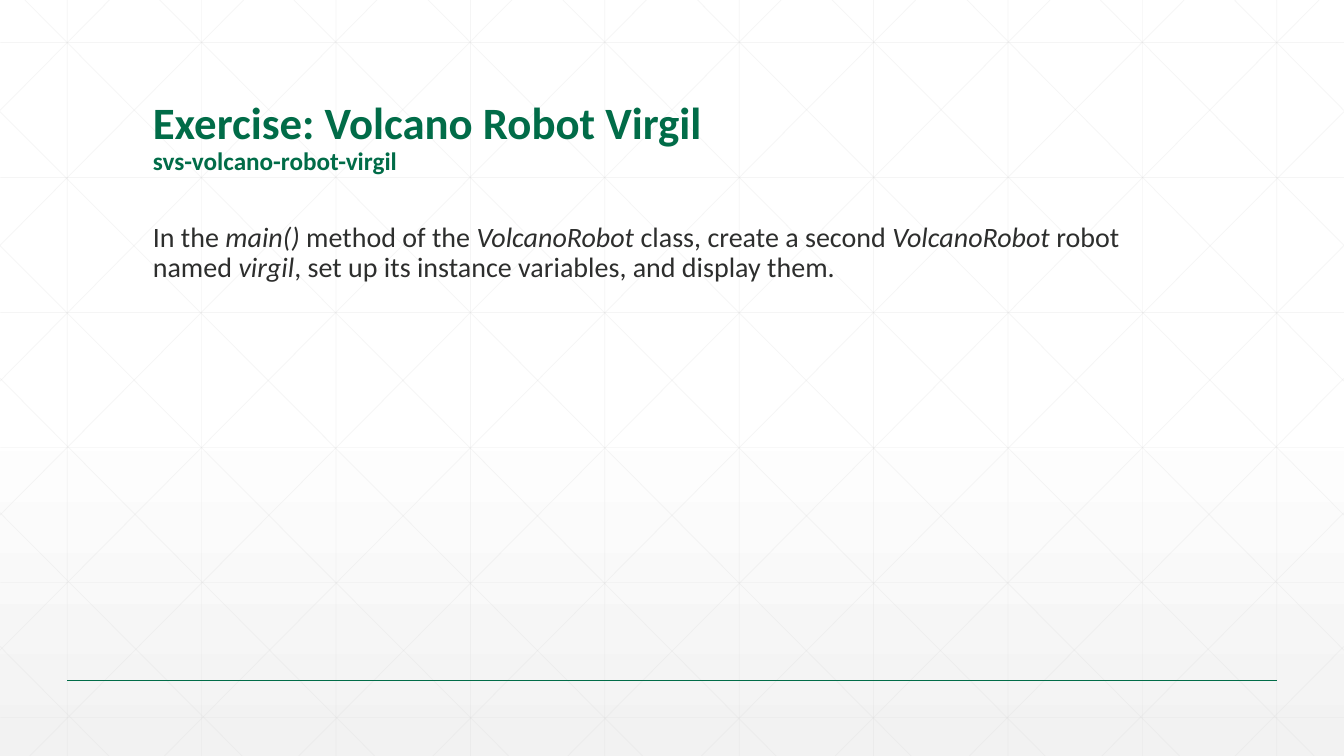
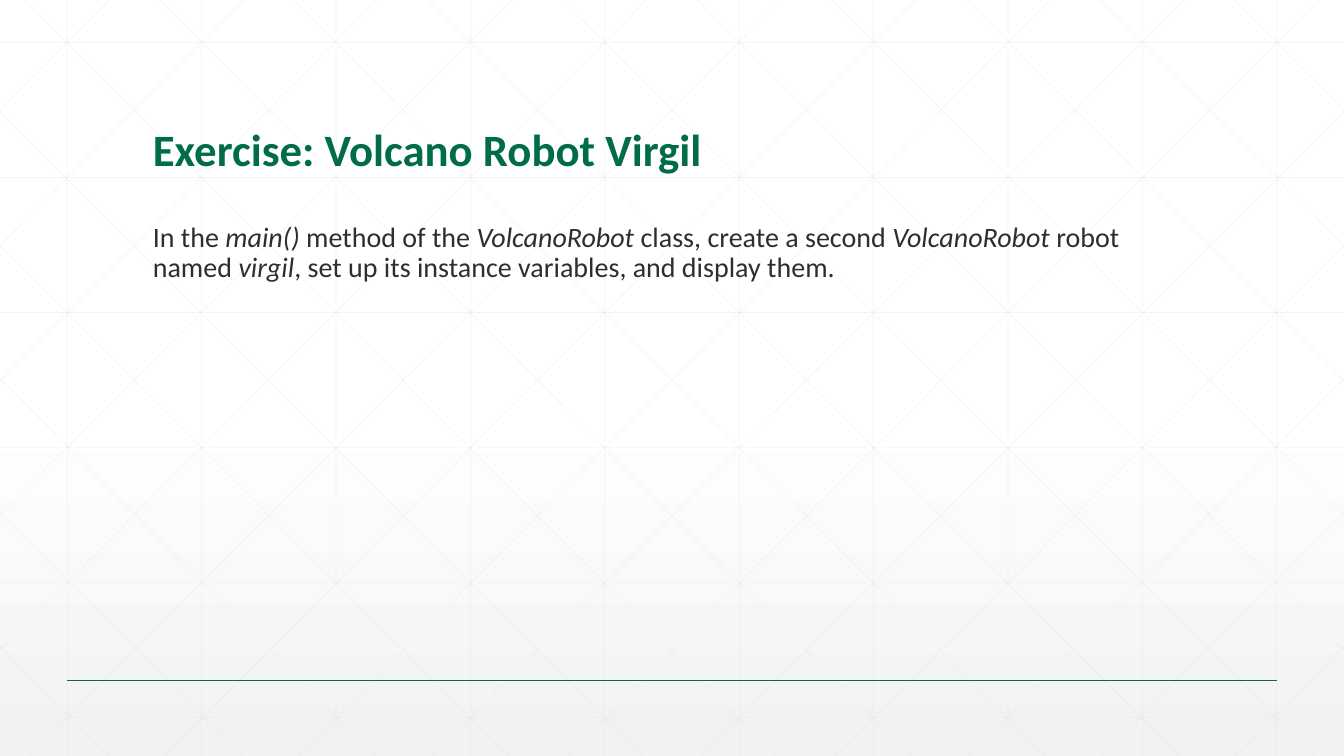
Before and after one commit to SrinS/svs-talent, a slide deck: slide 12 of 01. Java SE/Slides/02. OOP.pptx. Drawn at 1344x756 pixels with LibreOffice and Linux fonts; fonts in the diff are those of the drawing; background and template pictures are left out. Boxes give left, top, right and bottom in pixels: in the first picture for what was removed or moved away, otherwise in the second. Text is boxed around its words. In the diff, an @@ line names an element or a change of style, - is before the commit and + after.

```diff
--- a/01. Java SE/Slides/02. OOP.pptx
+++ b/01. Java SE/Slides/02. OOP.pptx
@@ title at box(153, 134, 701, 174): text changed @@
-Exercise: Volcano Robot Virgil
-svs-volcano-robot-virgil
+Exercise: Volcano Robot Virgil
```
Also in this commit, not shown: 1 other slide changed, 11 other files.
